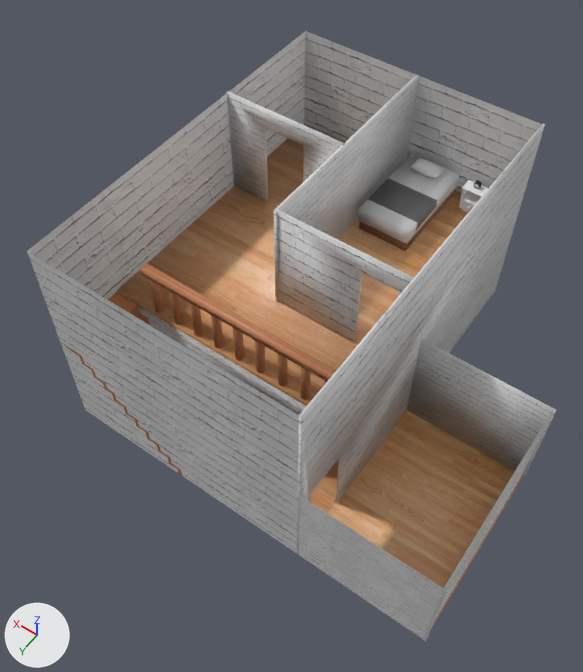
The glTF model assets/models/house.glb: old version first, new version second.
Before and after are seen from a camera (50 mm lens) standing at (-34.4, 43.2, 80.1) and looking at (-3.2, -0.6, 11.2). Lighting does not change. The marker at lower left points along +X, +Y and +Z.
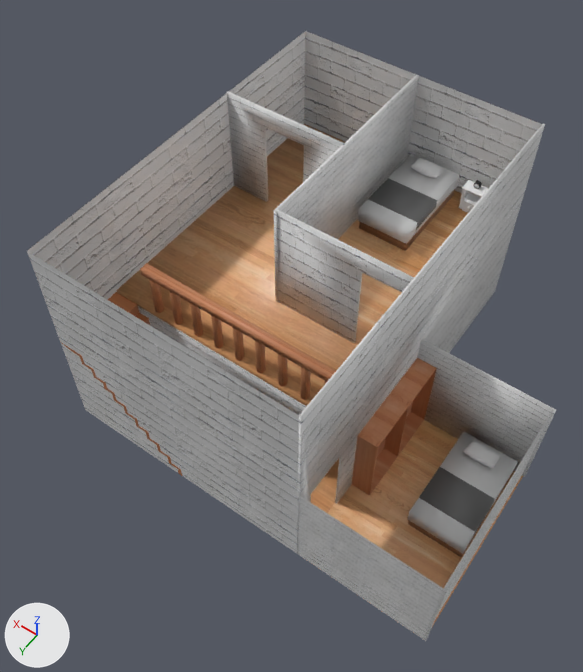
What differs and where, as boxes [x1, y1, x2, y2] in the pictures (583 x 672 px):
'Cube.005', added: after [407, 432, 518, 557]
'Cube.009', added (brown): after [352, 395, 408, 495]
'Cube.008', added (brown): after [389, 358, 437, 456]
'Cube.006', added: after [463, 439, 501, 468]

Edits to the bpy script that builds the scene:
```text
Add mat_skrin:
    mat_skrin = principled_material('Skrin')
    mat_skrin.texture = img_railing
Add me_cube_010:
    me_cube_010.from_pydata(...)  # 16 vertices, 28 faces; spans x -17.79..-15.38, y -0.82..5.21, z -0.05..10.31
    me_cube_010.materials.append(mat_skrin)  # picture img_railing
Add me_cube_007:
    me_cube_007.from_pydata(...)  # 16 vertices, 28 faces; spans x -17.79..-15.38, y -6.77..-0.75, z -0.05..10.31
    me_cube_007.materials.append(mat_skrin)  # picture img_railing
Add me_cube_005:
    me_cube_005.from_pydata(...)  # 56 vertices, 108 faces; spans x -27.5..-23.99, y -5.36..-3.26, z 2.97..4.17
    me_cube_005.materials.append(mat_pillow)  # white #e7e7e7
Add me_cube_002:
    me_cube_002.from_pydata(...)  # 16 vertices, 28 faces; spans x -29.28..-22.74, y -5.91..5.9, z -0.13..3.23
    me_cube_002.materials.append(mat_bed)  # picture img_bed_uv_better
Add ob_cube_009:
    ob_cube_009 = bpy.data.objects.new('Cube.009', me_cube_010)
    ob_cube_009.location = (0.0, 0.0, 0.0)
Add ob_cube_008:
    ob_cube_008 = bpy.data.objects.new('Cube.008', me_cube_007)
    ob_cube_008.location = (0.0, 0.0, 0.0)
Add ob_cube_006:
    ob_cube_006 = bpy.data.objects.new('Cube.006', me_cube_005)
    ob_cube_006.location = (0.0, 0.0, 0.0)
Add ob_cube_005:
    ob_cube_005 = bpy.data.objects.new('Cube.005', me_cube_002)
    ob_cube_005.location = (0.0, 0.0, 0.0)
```
